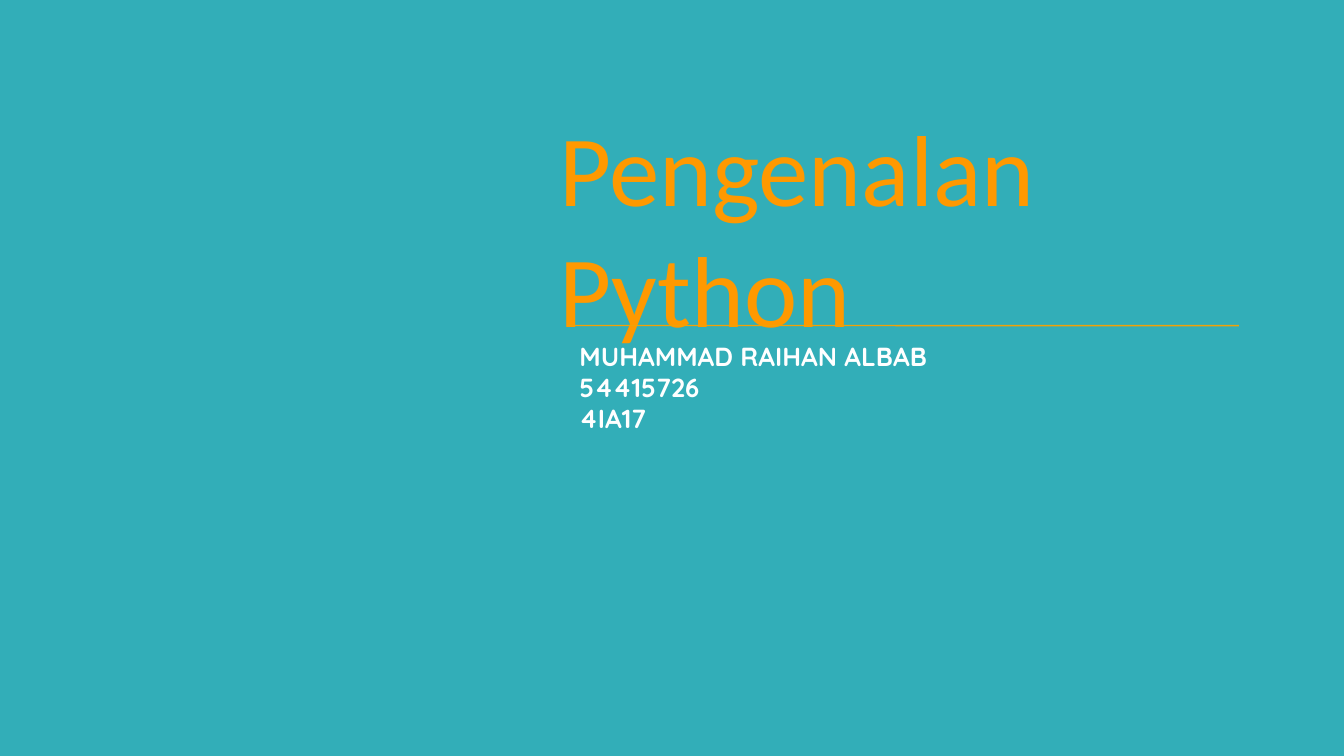
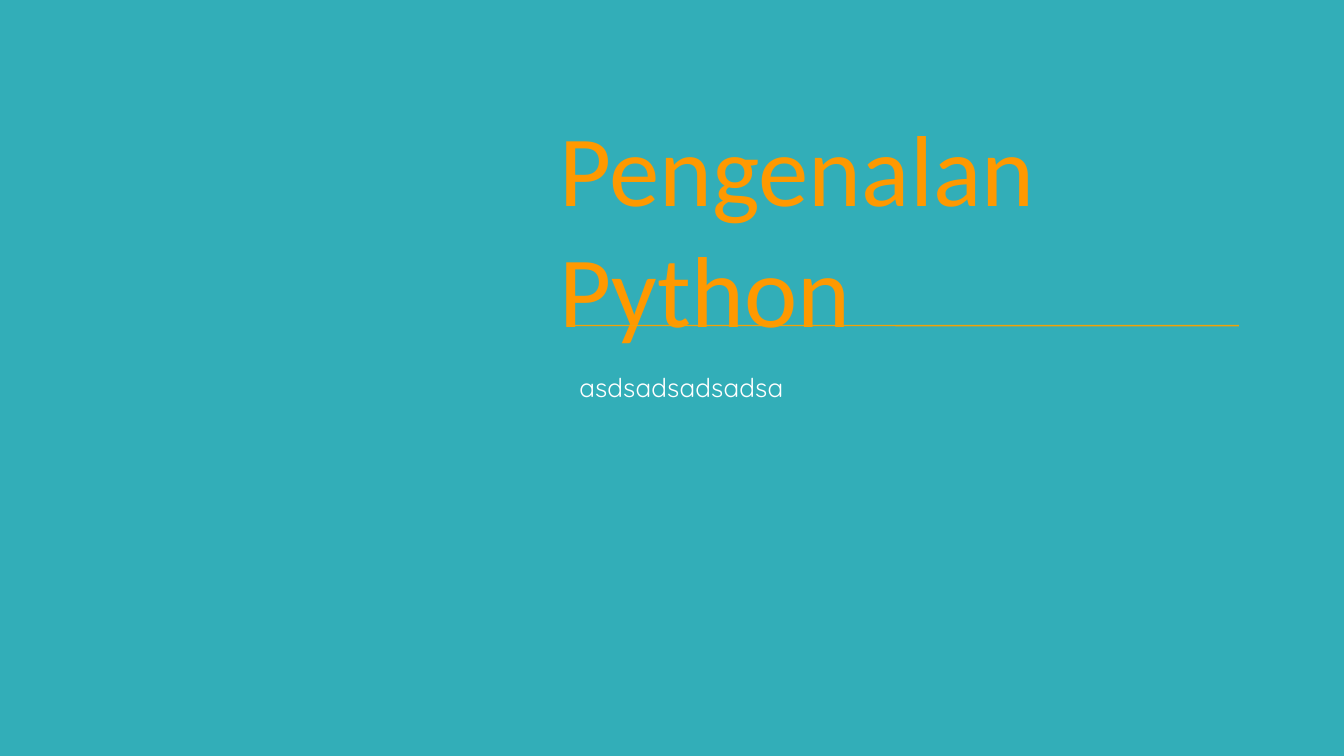
Before and after one commit to andrecun/deeplearning-baru, a slide deck: slide 1 of tugas 1.pptx. Drawn at 1344x756 pixels with LibreOffice and Linux fonts; fonts in the diff are those of the drawing; background and template pictures are left out. Boxes give left, top, right and bottom in pixels: in the first picture for what was removed or moved away, otherwise in the second. Text is boxed around its words. In the diff, an @@ line names an element or a change of style, - is before the commit and + after.

```diff
--- a/tugas 1.pptx
+++ b/tugas 1.pptx
@@ text at bbox=[579, 378, 783, 398]: text changed; bold off @@
-MUHAMMAD RAIHAN ALBAB
-54415726
-4IA17
+asdsadsadsadsa
```
Also in this commit, not shown: 1 other file.
